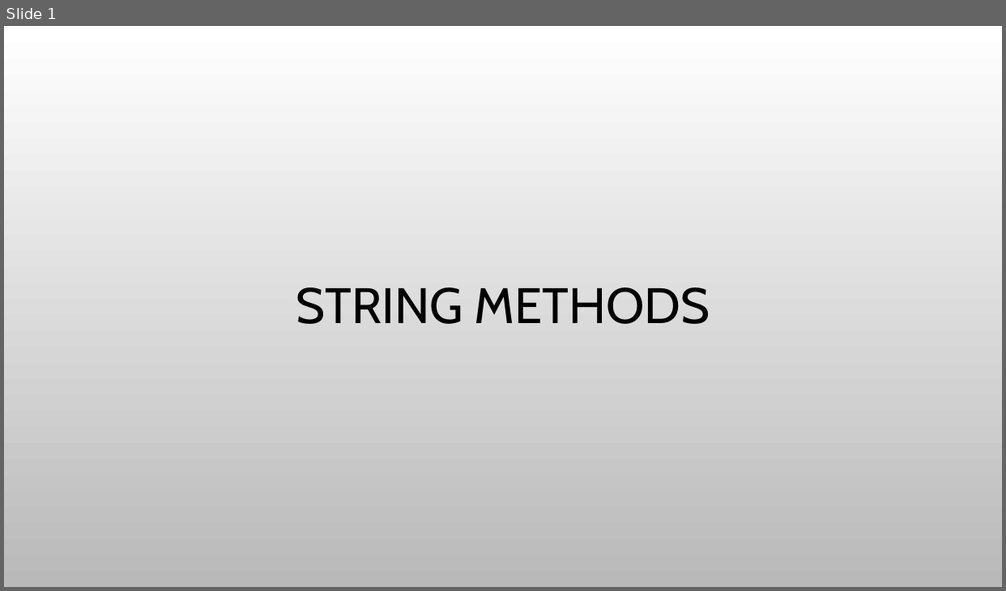
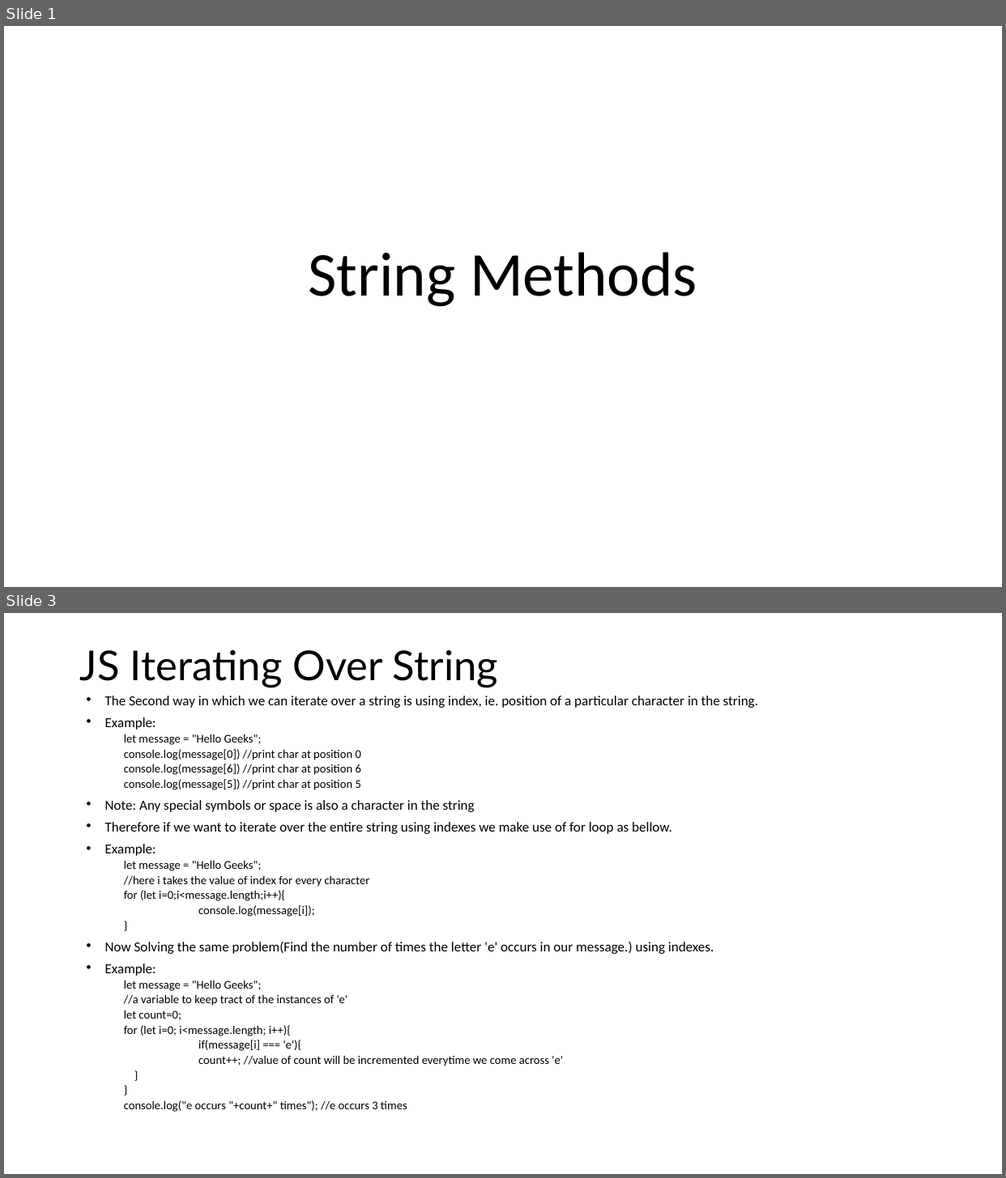
Before and after one commit to PramodJana/JavaScript, a slide deck: GFG JS Course Curriculam/Articles/004 String Values.pptx. Shown one above the other, each under a label of ours: slide 1 before the commit, slides 1 and 3 after it; the slides between them are not shown. The pictures are 1006x591 and 1006x1178 pixels, drawn with LibreOffice and Linux fonts; fonts in the diff are those of the drawing; background and template pictures are left out. Boxes give left, top, right and bottom in pixels: in the first picture for what was removed or moved away, otherwise in the second. Text is boxed around its words. In the diff, an @@ line names an element or a change of style, - is before the commit and + after.

```diff
--- a/GFG JS Course Curriculam/Articles/004 String Values.pptx
+++ b/GFG JS Course Curriculam/Articles/004 String Values.pptx
@@ slide 3 added at [4,613,1002,1174], background #FFFFFF @@
@@ title added at [80,649,498,688], 39.6 pt, text #000000 @@
+JS Iterating Over String
@@ text added at [105,696,758,1112], 11.4 pt, text #000000 @@
+• The Second way in which we can iterate over a string is using index, ie. position of a particular character in the string.
+• Example:
+  let message = "Hello Geeks";
+  console.log(message[0]) //print char at position 0
+  console.log(message[6]) //print char at position 6
+  console.log(message[5]) //print char at position 5
+• Note: Any special symbols or space is also a character in the string
+• Therefore if we want to iterate over the entire string using indexes we make use of for loop as bellow.
+• Example:
+  let message = "Hello Geeks";
+  //here i takes the value of index for every character
+  for (let i=0;i<message.length;i++){
+  console.log(message[i]);
+  }
+• Now Solving the same problem(Find the number of times the letter 'e' occurs in our message.) using indexes.
+• Example:
+  let message = "Hello Geeks";
+  //a variable to keep tract of the instances of 'e'
+  let count=0;
+  for (let i=0; i<message.length; i++){
+  if(message[i] === 'e'){
+  count++; //value of count will be incremented everytime we come across 'e'
+  }
+  }
+  console.log("e occurs "+count+" times"); //e occurs 3 times
@@ slide 1 changed as well @@
@@ background picture (left out) to #FFFFFF @@
@@ title at [308,252,697,307]: text changed; size 48 to 60 pt; font Cabin to Calibri @@
-STRING METHODS
+String Methods
```
Also in this commit, not shown: 16 other slides added, 1 slide removed.
